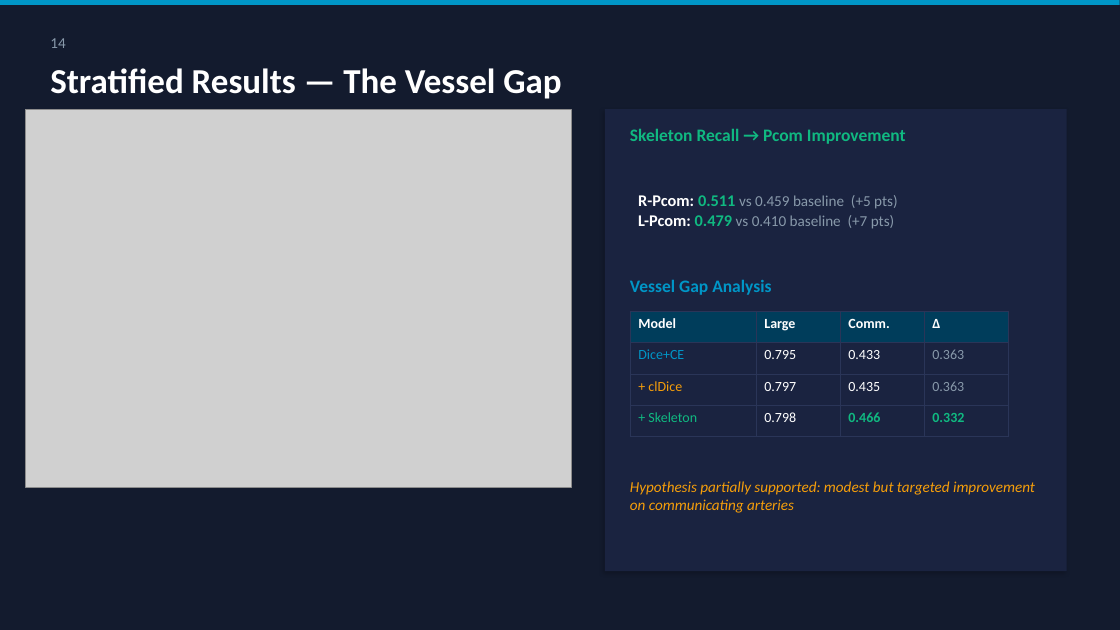
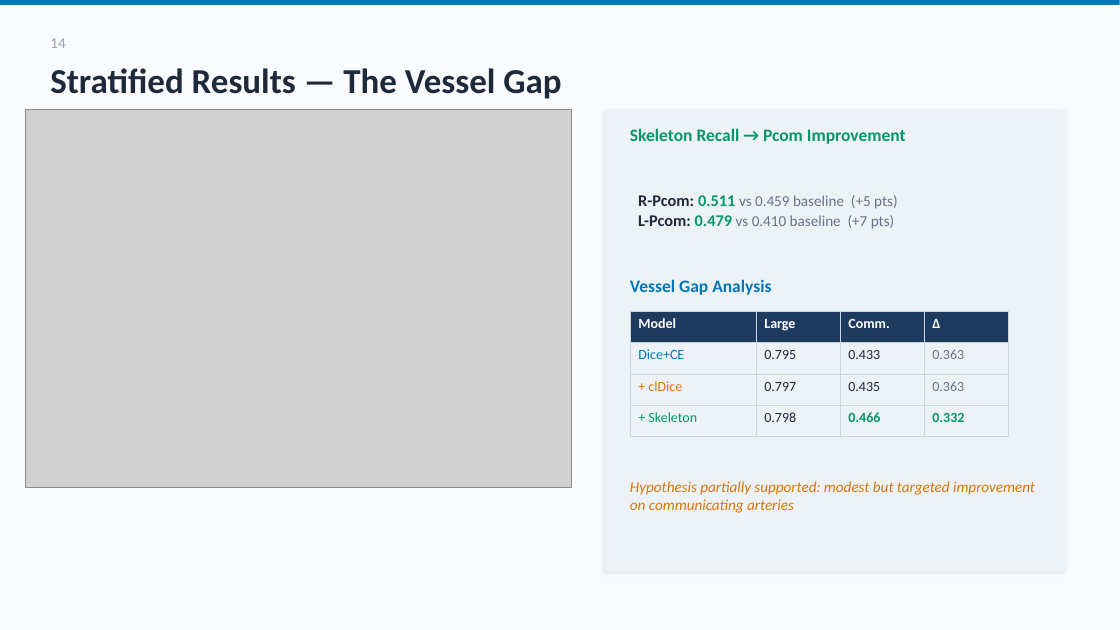
Before and after one commit to SamihAmer/Deep-Learning-for-Computer-Vision, a slide deck: slide 15 of vessel_seg_v2/CTA Seg V2/report/presentation_v2.pptx. Drawn at 1120x630 pixels with LibreOffice and Linux fonts; fonts in the diff are those of the drawing; grey boxes stand for pictures. Boxes give left, top, right and bottom in pixels: in the first picture for what was removed or moved away, otherwise in the second. Text is boxed around its words. In the diff, an @@ line names an element or a change of style, - is before the commit and + after.

```diff
--- a/vessel_seg_v2/CTA Seg V2/report/presentation_v2.pptx
+++ b/vessel_seg_v2/CTA Seg V2/report/presentation_v2.pptx
@@ background #131B2E to #FAFBFD @@
@@ rectangle at (0, 0, 1120, 5): fill #0096C7 to #0077B6 @@
@@ text "14" at (50, 38, 65, 48): text colour #8899AA to #94A3B8 @@
@@ text "Stratified Results — The Vessel ..." at (50, 68, 561, 99): text colour #FFFFFF to #1E293B @@
@@ rectangle at (605, 109, 1067, 571): fill #1A2340 to #EDF2F7; shadow changed @@
@@ text "Skeleton Recall → Pcom Improvement" at (630, 128, 906, 144): text colour #10B981 to #059669 @@
@@ text "R-Pcom: 0.511 vs 0.459 baseline ..." at (638, 195, 897, 229): text colour #FFFFFF to #1E293B in "R-Pcom:", "L-Pcom:"; text colour #10B981 to #059669 in "0.511", "0.479"; text colour #8899AA to #64748B in "vs 0.459 baseline (+5 pts)", "vs 0.410 baseline (+7 pts)" @@
@@ text "Vessel Gap Analysis" at (630, 279, 771, 295): text colour #0096C7 to #0077B6 @@
@@ table at (630, 311, 1008, 437) @@
@@ fill #003D5B to #1E3A5F in row 1 @@
@@ fill #1A2340 to #EDF2F7 in 12 cells @@
@@ text colour #0096C7 to #0077B6 in "Dice+CE" @@
@@ text colour #FFFFFF to #1E293B in "0.795", "0.433", "0.797", "0.435" and 1 more places @@
@@ text colour #8899AA to #64748B in "0.363", "0.363" @@
@@ text colour #F59E0B to #D97706 in "+ clDice" @@
@@ text colour #10B981 to #059669 in "+ Skeleton", "0.466", "0.332" @@
@@ borders changed @@
@@ text "Hypothesis partially supported: modest but ..." at (630, 481, 1035, 513): text colour #F59E0B to #D97706 @@
```
Also in this commit, not shown: 20 other slides changed, 14 other files.
